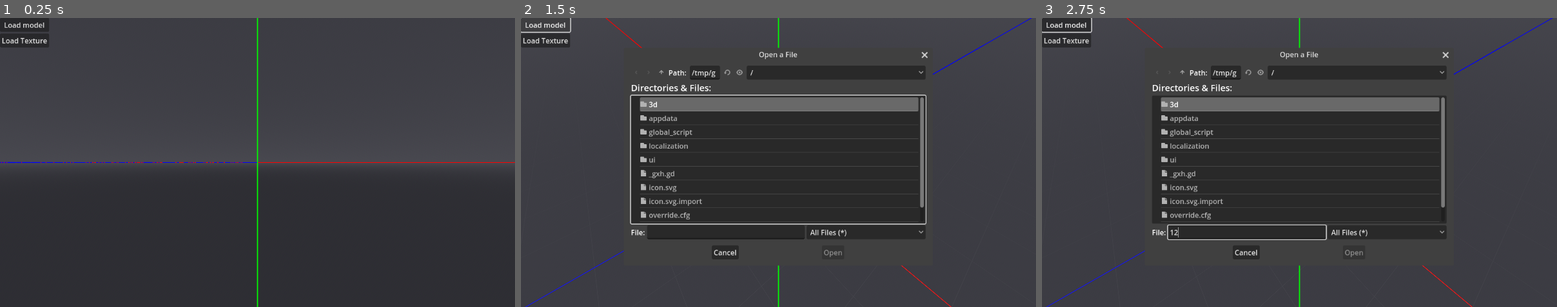
Above: before the commit, frames 1-3 (left to right).
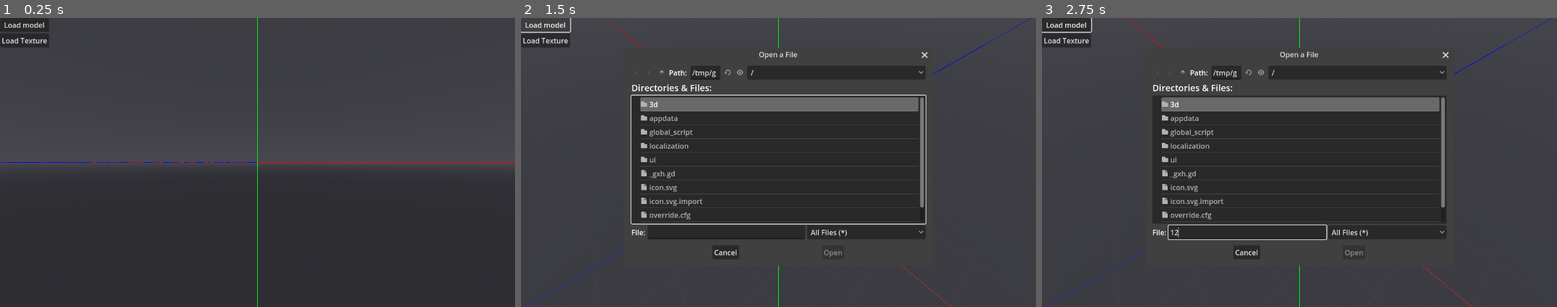
Above: after the commit, the same moments.

Repository: Nusiq/McGdModeling
Game: Godot game, scene res://ui/main/main_menu.tscn
Two runs of this game, one before a commit and one after it. Both use one fixed random seed, a clock stepped at 60 frames per second and the inputs below.
Inputs (mouse positions are in pixels of both pictures, inside the frame that each line leads up to):
- Up to frame 1 (0.25 s): no input
- Up to frame 2 (1.5 s): tap Enter at 0.5 s; hold Middle mouse button (gesture.pan_view) 0.53-1.25 s; click (778, 162) at 0.67 s; click "Load model" at 1.25 s
- Up to frame 3 (2.75 s): click (1248, 231) at 2.02 s; type "12" at 2.1 s

The runs differ from the first frame. In frame 1, 0.3% of the frame differs, in the area x 0-51%, y 0-100%; in frame 2, 1.4%, in the area x 0-100%, y 0-100%; in frame 3, 1.3%.

Commit message:
Adjusting visual properties of the axes and outline shaders.

Diff:
--- a/3d/axes_shader/axes.gdshader
+++ b/3d/axes_shader/axes.gdshader
@@ -5,7 +5,7 @@
 render_mode blend_mix,depth_draw_opaque, unshaded;
 
 // Width of the grid lines
-uniform float line_width: hint_range(0.001, 10.0) = 0.004;
+uniform float line_width: hint_range(0.01, 5.0) = 0.2;
 // The color of the material
 uniform vec3 albedo_x: source_color = vec3(1.0, 0.0, 0.0);
 uniform vec3 albedo_y: source_color = vec3(0.0, 1.0, 0.0);
@@ -153,8 +153,11 @@
 		line_closest_point_projection.xy / line_closest_point_projection.w,
 		view_closest_point_projection.xy / view_closest_point_projection.w
 	);
+	// We operate with really small numbers. Scaling down for more convinient
+	// input in 'uniform'
+	float line_width_scaled = line_width / 100.0;
 	float pixels_distance_alpha =  // Interpolate towards the center
-		1.0-min(line_width, pixels_distance)/line_width;
+		1.0-min(line_width_scaled, pixels_distance)/line_width_scaled;
 
 	if (view_intersection_t >= 0.0) {
 		return AlphaDepthAlbedo(0.0, 0.0, vec3(0.0, 0.0, 0.0));
--- a/3d/axes_shader/axes_shader.tscn
+++ b/3d/axes_shader/axes_shader.tscn
@@ -6,7 +6,7 @@
 [sub_resource type="ShaderMaterial" id="ShaderMaterial_d3fhd"]
 render_priority = 0
 shader = ExtResource("1_1tejb")
-shader_parameter/line_width = 0.004
+shader_parameter/line_width = 0.2
 shader_parameter/albedo_x = Color(1, 0, 0, 1)
 shader_parameter/albedo_y = Color(0, 1, 0, 1)
 shader_parameter/albedo_z = Color(0, 0, 1, 1)
--- a/3d/selection_outline/selection_outline_canvas.gdshader
+++ b/3d/selection_outline/selection_outline_canvas.gdshader
@@ -2,6 +2,7 @@
 // with the red color channel to create an image to overlay on top of the main
 // vieweport to display the outlines. Applies slight blur to the outline.
 shader_type canvas_item;
+render_mode unshaded;
 
 uniform vec3 outlineColor: source_color = vec3(1.0, 1.0, 1.0);
 
@@ -12,10 +13,10 @@
 // How many iterations to do to expand the outline:
 const int outlineExpansionSteps = 3;
 // How much to expand the outline each iteration:
-const float outlineExpansionStepMultiplier = 0.8;
+const float outlineExpansionStepMultiplier = 0.5;
 // How much to reduce the intensity of the outline based on distance from the
 // original pixel:
-const float distancePenaltyIntensity = 0.7;
+const float distancePenaltyIntensity = 1.5;
 
 void fragment() {
 	float maxAlpha = 0.0;
--- a/3d/selection_outline/selection_outline_quad.gdshader
+++ b/3d/selection_outline/selection_outline_quad.gdshader
@@ -9,7 +9,7 @@
 
 // How many pixels from center to check for the outline (extra
 // width of the outline):
-const int lineWidth = 1;
+const int lineWidth = 2;
 
 void fragment() {
 	vec4 textureHere = texture(SCREEN_TEXTURE, SCREEN_UV);
